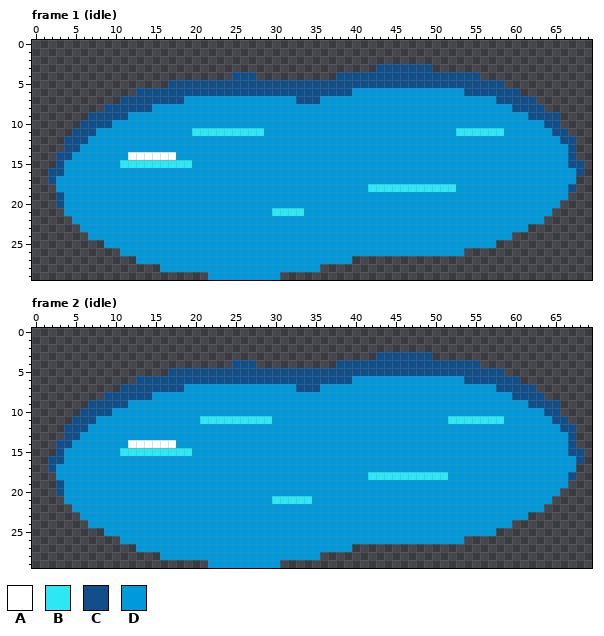
Two states of a pixel-art file, art/depths/puddle@62.aseprite. Above is the file before it was changed.
70x30 pixels, 2 frames. Shown: frame 1 (idle), frame 2 (idle).
Palette (. is transparent): A #ffffff  B #2ce8f5  C #124e89  D #0099db
Pixels before, frame 1 (idle), first column x 2:
 3 .........................................CCCCCCC...................
 4 .......................CCC..........CCCCCCCCCCCCCCCCCC.............
 5 ...............CCCCCCCCCCCCCCCCCCCCCCCCCCCCCCCCCCCCCCCCCC..........
 6 ...........CCCCCCCCCCCCCCCCCCCCCCCCCCCDDDDDDDDDDDDDDCCCCCCC........
 7 .........CCCCCCCCDDDDDDDDDDDDDDCCCDDDDDDDDDDDDDDDDDDDDDDCCCCC......
 8 .......CCCCCCDDDDDDDDDDDDDDDDDDDDDDDDDDDDDDDDDDDDDDDDDDDDDCCCC.....
 9 .....CCCCCDDDDDDDDDDDDDDDDDDDDDDDDDDDDDDDDDDDDDDDDDDDDDDDDDDCCCC...
10 ....CCCCDDDDDDDDDDDDDDDDDDDDDDDDDDDDDDDDDDDDDDDDDDDDDDDDDDDDDDCC...
11 ...CCCDDDDDDDDDDDDBBBBBBBBBDDDDDDDDDDDDDDDDDDDDDDDDBBBBBBDDDDDDCC..
12 ..CCCDDDDDDDDDDDDDDDDDDDDDDDDDDDDDDDDDDDDDDDDDDDDDDDDDDDDDDDDDDDCC.
13 ..CCDDDDDDDDDDDDDDDDDDDDDDDDDDDDDDDDDDDDDDDDDDDDDDDDDDDDDDDDDDDDDC.
14 .CCDDDDDDDAAAAAADDDDDDDDDDDDDDDDDDDDDDDDDDDDDDDDDDDDDDDDDDDDDDDDDC.
15 .CDDDDDDDBBBBBBBBBDDDDDDDDDDDDDDDDDDDDDDDDDDDDDDDDDDDDDDDDDDDDDDDCC
16 CCDDDDDDDDDDDDDDDDDDDDDDDDDDDDDDDDDDDDDDDDDDDDDDDDDDDDDDDDDDDDDDDDC
17 CDDDDDDDDDDDDDDDDDDDDDDDDDDDDDDDDDDDDDDDDDDDDDDDDDDDDDDDDDDDDDDDDD.
18 .DDDDDDDDDDDDDDDDDDDDDDDDDDDDDDDDDDDDDDDBBBBBBBBBBBDDDDDDDDDDDDDDC.
19 .CDDDDDDDDDDDDDDDDDDDDDDDDDDDDDDDDDDDDDDDDDDDDDDDDDDDDDDDDDDDDDDD..
20 .CDDDDDDDDDDDDDDDDDDDDDDDDDDDDDDDDDDDDDDDDDDDDDDDDDDDDDDDDDDDDDD...
21 ..DDDDDDDDDDDDDDDDDDDDDDDDDDBBBBDDDDDDDDDDDDDDDDDDDDDDDDDDDDDDD....
22 ...DDDDDDDDDDDDDDDDDDDDDDDDDDDDDDDDDDDDDDDDDDDDDDDDDDDDDDDDDDD.....
23 ....DDDDDDDDDDDDDDDDDDDDDDDDDDDDDDDDDDDDDDDDDDDDDDDDDDDDDDDD.......
24 .....DDDDDDDDDDDDDDDDDDDDDDDDDDDDDDDDDDDDDDDDDDDDDDDDDDDDD.........
25 .......DDDDDDDDDDDDDDDDDDDDDDDDDDDDDDDDDDDDDDDDDDDDDDDDD...........
26 .........DDDDDDDDDDDDDDDDDDDDDDDDDDDDDDDDDDDDDDDDDDD...............
27 ...........DDDDDDDDDDDDDDDDDDDDDDDDDDD.............................
28 ..............DDDDDDDDDDDDDDDDDDDD.................................
29 ....................DDDDDDDDD......................................
Pixels before, frame 2 (idle), first column x 2:
 3 .........................................CCCCCCC...................
 4 .......................CCC..........CCCCCCCCCCCCCCCCCC.............
 5 ...............CCCCCCCCCCCCCCCCCCCCCCCCCCCCCCCCCCCCCCCCCC..........
 6 ...........CCCCCCCCCCCCCCCCCCCCCCCCCCCDDDDDDDDDDDDDDCCCCCCC........
 7 .........CCCCCCCCDDDDDDDDDDDDDDCCCDDDDDDDDDDDDDDDDDDDDDDCCCCC......
 8 .......CCCCCCDDDDDDDDDDDDDDDDDDDDDDDDDDDDDDDDDDDDDDDDDDDDDCCCC.....
 9 .....CCCCCDDDDDDDDDDDDDDDDDDDDDDDDDDDDDDDDDDDDDDDDDDDDDDDDDDCCCC...
10 ....CCCCDDDDDDDDDDDDDDDDDDDDDDDDDDDDDDDDDDDDDDDDDDDDDDDDDDDDDDCC...
11 ...CCCDDDDDDDDDDDDDBBBBBBBBBDDDDDDDDDDDDDDDDDDDDDDBBBBBBBDDDDDDCC..
12 ..CCCDDDDDDDDDDDDDDDDDDDDDDDDDDDDDDDDDDDDDDDDDDDDDDDDDDDDDDDDDDDCC.
13 ..CCDDDDDDDDDDDDDDDDDDDDDDDDDDDDDDDDDDDDDDDDDDDDDDDDDDDDDDDDDDDDDC.
14 .CCDDDDDDDAAAAAADDDDDDDDDDDDDDDDDDDDDDDDDDDDDDDDDDDDDDDDDDDDDDDDDC.
15 .CDDDDDDDBBBBBBBBBDDDDDDDDDDDDDDDDDDDDDDDDDDDDDDDDDDDDDDDDDDDDDDDCC
16 CCDDDDDDDDDDDDDDDDDDDDDDDDDDDDDDDDDDDDDDDDDDDDDDDDDDDDDDDDDDDDDDDDC
17 CDDDDDDDDDDDDDDDDDDDDDDDDDDDDDDDDDDDDDDDDDDDDDDDDDDDDDDDDDDDDDDDDD.
18 .DDDDDDDDDDDDDDDDDDDDDDDDDDDDDDDDDDDDDDDBBBBBBBBBBDDDDDDDDDDDDDDDC.
19 .CDDDDDDDDDDDDDDDDDDDDDDDDDDDDDDDDDDDDDDDDDDDDDDDDDDDDDDDDDDDDDDD..
20 .CDDDDDDDDDDDDDDDDDDDDDDDDDDDDDDDDDDDDDDDDDDDDDDDDDDDDDDDDDDDDDD...
21 ..DDDDDDDDDDDDDDDDDDDDDDDDDDBBBBBDDDDDDDDDDDDDDDDDDDDDDDDDDDDDD....
22 ...DDDDDDDDDDDDDDDDDDDDDDDDDDDDDDDDDDDDDDDDDDDDDDDDDDDDDDDDDDD.....
23 ....DDDDDDDDDDDDDDDDDDDDDDDDDDDDDDDDDDDDDDDDDDDDDDDDDDDDDDDD.......
24 .....DDDDDDDDDDDDDDDDDDDDDDDDDDDDDDDDDDDDDDDDDDDDDDDDDDDDD.........
25 .......DDDDDDDDDDDDDDDDDDDDDDDDDDDDDDDDDDDDDDDDDDDDDDDDD...........
26 .........DDDDDDDDDDDDDDDDDDDDDDDDDDDDDDDDDDDDDDDDDDD...............
27 ...........DDDDDDDDDDDDDDDDDDDDDDDDDDD.............................
28 ..............DDDDDDDDDDDDDDDDDDDD.................................
29 ....................DDDDDDDDD......................................
The same view after the edit:
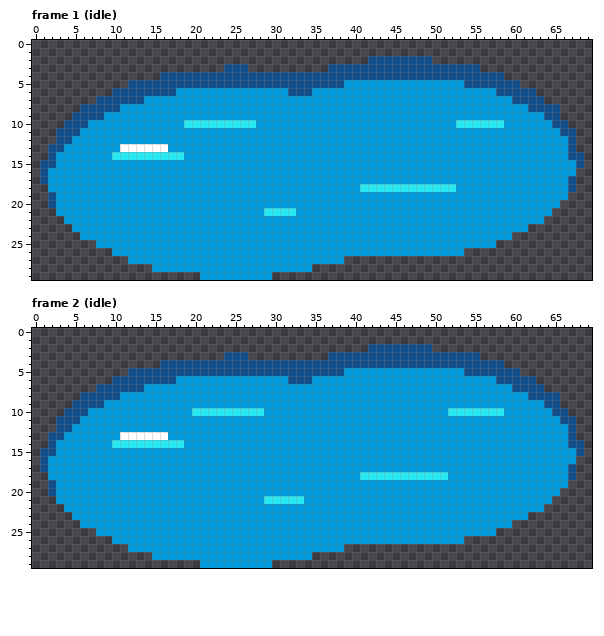
The edit:
Changed rows in their new state; - is an unchanged pixel.
Frame 1 (idle):
first column x 1:
 2 -----------------------------------------CCCCCCCC-------------------
 3 -----------------------CCC----------CCCCCC-------CCCCCC-------------
 4 ---------------CCCCCCCCC---CCCCCCCCCC------------------CCC----------
 5 -----------CCCCC----------------------DDDDDDDDDDDDDDD-----CC--------
 6 ---------CCC-----DDDDDDDDDDDDDD---DDDDD--------------DDDD---CC------
 7 -------CCC---DDDDD--------------DDD----------------------DD---C-----
 8 -----CCC--DDDD---------------------------------------------DD--CC---
 9 ----CC--DDD--------------------------------------------------DD-----
10 ---CC-DDD---------BBBBBBBBB-------------------------BBBBBB-----D-C--
11 --CC-DD------------DDDDDDDDD------------------------DDDDDD------D-C-
12 --C-DD-----------------------------------------------------------D--
13 -CCDD-----AAAAAA----------------------------------------------------
14 -CDD-----BBBBBBBBB-------------------------------------------------C
15 CCD-------DDDDDDDDD-----------------------------------------------D-
16 CDD----------------------------------------------------------------.
17 CD----------------------------------------------------------------C-
18 -D--------------------------------------B---------------------------
19 -CD-----------------------------------------------------------------
20 -CD-----------------------------------------------------------------
21 --D-------------------------B---D-----------------------------------
22 ---D----------------------------------------------------------------
23 ----D---------------------------------------------------------------
24 -----D--------------------------------------------------------------
25 -------D------------------------------------------------------------
26 ---------D----------------------------------------------------------
27 -----------D--------------------------.-----------------------------
28 --------------D-------------------.---------------------------------
29 --------------------D--------.--------------------------------------
Frame 2 (idle):
first column x 1:
 2 -----------------------------------------CCCCCCCC-------------------
 3 -----------------------CCC----------CCCCCC-------CCCCCC-------------
 4 ---------------CCCCCCCCC---CCCCCCCCCC------------------CCC----------
 5 -----------CCCCC----------------------DDDDDDDDDDDDDDD-----CC--------
 6 ---------CCC-----DDDDDDDDDDDDDD---DDDDD--------------DDDD---CC------
 7 -------CCC---DDDDD--------------DDD----------------------DD---C-----
 8 -----CCC--DDDD---------------------------------------------DD--CC---
 9 ----CC--DDD--------------------------------------------------DD-----
10 ---CC-DDD----------BBBBBBBBB-----------------------BBBBBBB-----D-C--
11 --CC-DD-------------DDDDDDDDD----------------------DDDDDDD------D-C-
12 --C-DD-----------------------------------------------------------D--
13 -CCDD-----AAAAAA----------------------------------------------------
14 -CDD-----BBBBBBBBB-------------------------------------------------C
15 CCD-------DDDDDDDDD-----------------------------------------------D-
16 CDD----------------------------------------------------------------.
17 CD----------------------------------------------------------------C-
18 -D--------------------------------------B---------------------------
19 -CD-----------------------------------------------------------------
20 -CD-----------------------------------------------------------------
21 --D-------------------------B----D----------------------------------
22 ---D----------------------------------------------------------------
23 ----D---------------------------------------------------------------
24 -----D--------------------------------------------------------------
25 -------D------------------------------------------------------------
26 ---------D----------------------------------------------------------
27 -----------D--------------------------.-----------------------------
28 --------------D-------------------.---------------------------------
29 --------------------D--------.--------------------------------------
